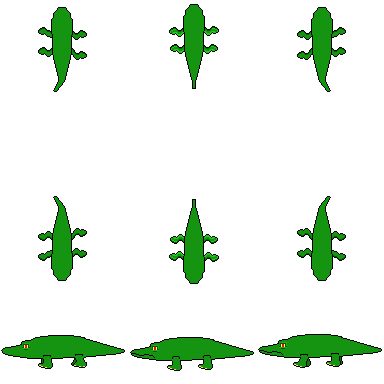
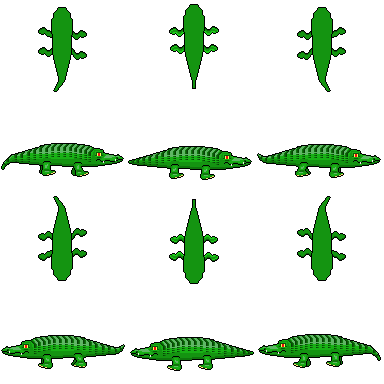
Comparing the layer stacks of the two 384 × 384 images. Changes:
added layer "detail" above "Background" over box(3, 144, 379, 357)
painted on "Background" over box(1, 143, 382, 370)
